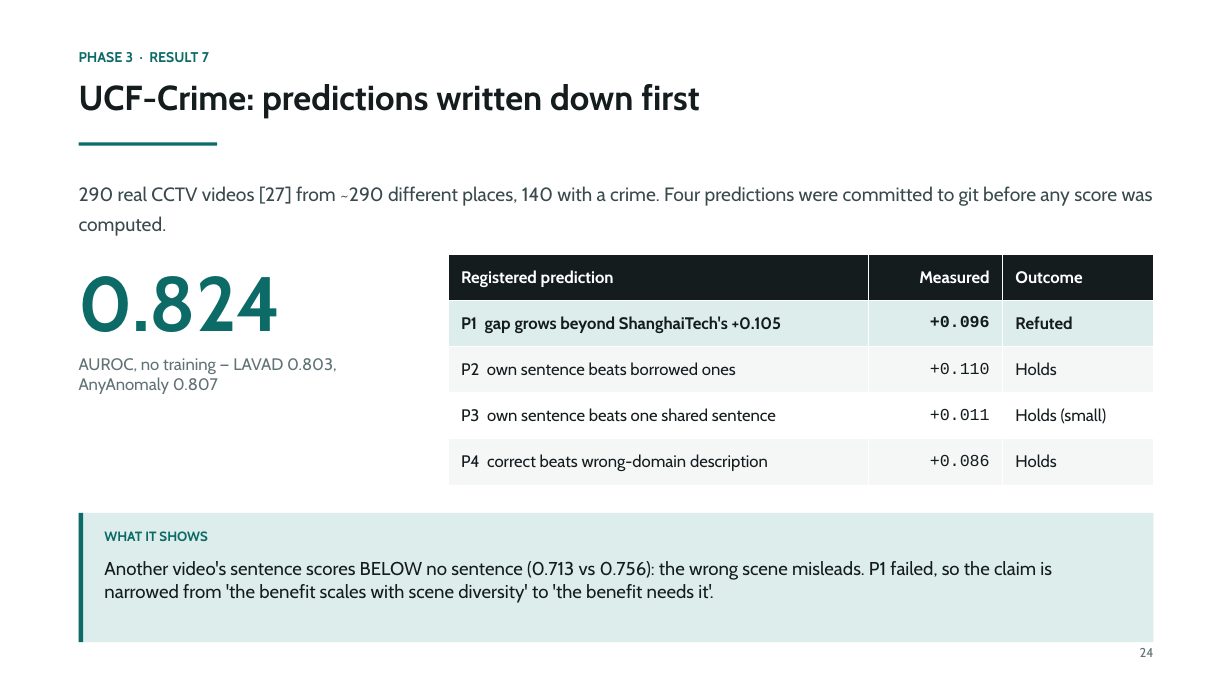
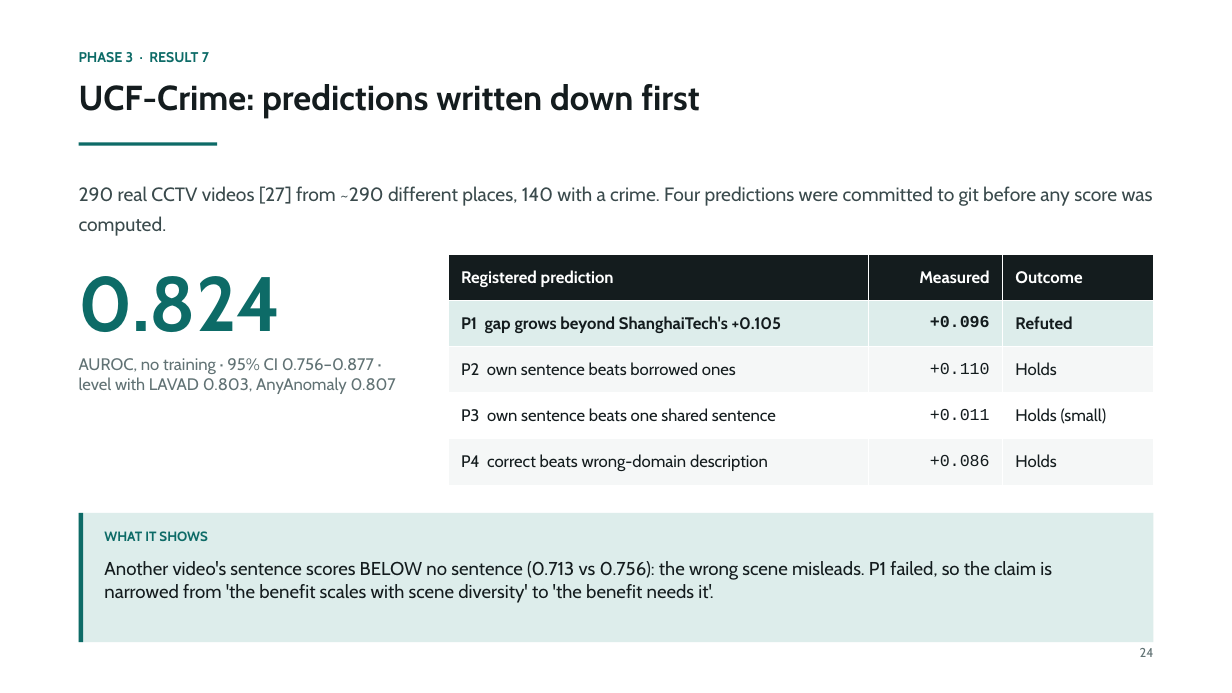
Before and after one commit to prakash-nitc/multimodal-anomaly-detection, a slide deck: slide 25 of docs/06_presentations/DA-ZVAD_Phase3_Review.pptx. Drawn at 1232x693 pixels with LibreOffice and Linux fonts; fonts in the diff are those of the drawing. Boxes give left, top, right and bottom in pixels: in the first picture for what was removed or moved away, otherwise in the second. Text is boxed around its words. In the diff, an @@ line names an element or a change of style, - is before the commit and + after.

```diff
--- a/docs/06_presentations/DA-ZVAD_Phase3_Review.pptx
+++ b/docs/06_presentations/DA-ZVAD_Phase3_Review.pptx
@@ text at <box>79,358,396,394</box>: text changed @@
-AUROC, no training — LAVAD 0.803, AnyAnomaly 0.807
+AUROC, no training · 95% CI 0.756–0.877 · level with LAVAD 0.803, AnyAnomaly 0.807
```
Also in this commit, not shown: 6 other slides changed, 6 other files.
